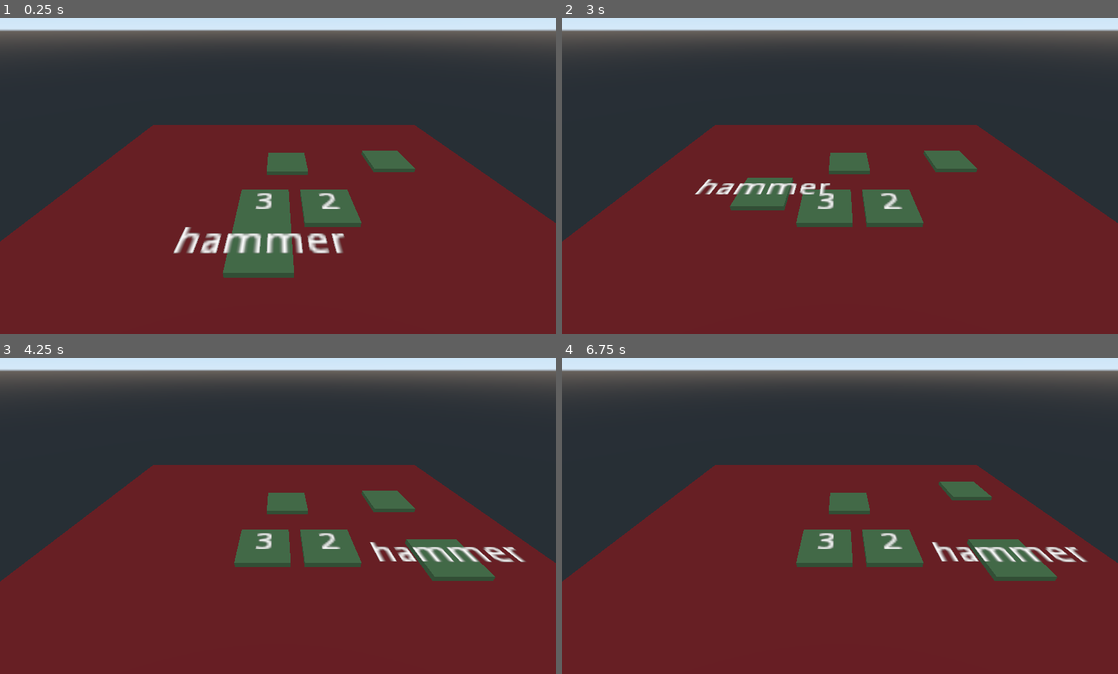
Above: before the commit, frames 1-4 (two rows, left to right).
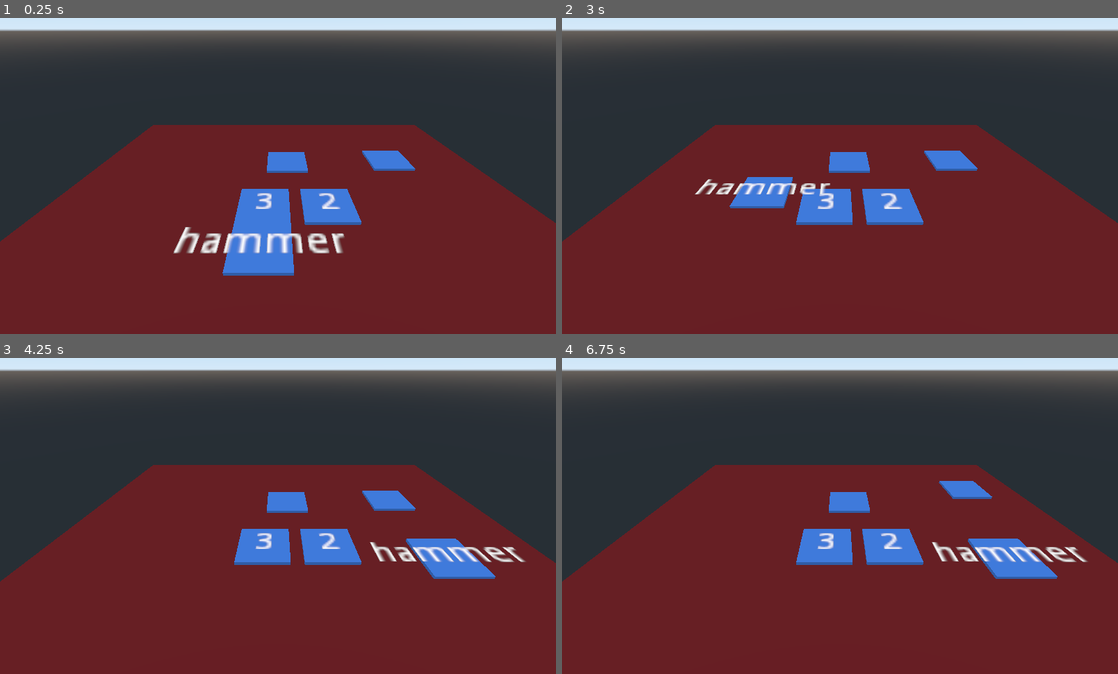
Above: after the commit, the same moments.

Repository: njj-abs/godot-merge-tile
Game: Godot game, scene res://3D/physics/DragAndDrop.tscn
The game is run twice, just before and just after one commit, with the same random seed, the same clock (stepped at 60 frames per second) and the same inputs. This scene is started directly instead of the project's main scene.
Inputs (mouse positions are in pixels of both pictures, inside the frame that each line leads up to):
- Up to frame 1 (0.25 s): no input
- Up to frame 2 (3 s): tap Enter at 0.5, 2 s; move the mouse to (962, 153) at 0.52 s; click (962, 153) at 0.67 s; tap Space at 1.25, 2.75 s; drag from (728, 188) to (812, 236) at 1.27 s; move the mouse to (895, 100) at 2.02 s; click (895, 100) at 2.17 s; drag from (812, 236) to (673, 122) at 2.77 s
- Up to frame 3 (4.25 s): move the mouse to (444, 560) at 3.52 s; click (444, 560) at 3.67 s
- Up to frame 4 (6.75 s): tap Enter at 4.25 s; drag from (673, 462) to (756, 430) at 4.27 s; tap Space at 5 s; move the mouse to (867, 512) at 5.02 s; click (867, 512) at 5.17 s; drag from (756, 430) to (728, 528) at 5.77 s; move the mouse to (962, 493) at 6.52 s; click (962, 493) at 6.67 s

The runs differ from the first frame. In frame 1, 5.0% of the frame differs, in the area x 40-75%, y 41-83%; in frame 2, 4.2%; in frame 3, 4.6%; in frame 4, 4.6%.

Commit message:
Added the 3D mode in tile.

Diff:
--- a/3D/physics/DragAndDrop.tscn
+++ b/3D/physics/DragAndDrop.tscn
@@ -19,7 +19,6 @@
 
 [node name="Tile" parent="." instance=ExtResource( 3 )]
 transform = Transform( 1, 0, 0, 0, 1, 0, 0, 0, 1, 5.28965, 0.1, -3.72262 )
-mass = 1.0
 
 [node name="Tile2" parent="." instance=ExtResource( 3 )]
 transform = Transform( 1, 0, 0, 0, 1, 0, 0, 0, 1, 0.00404263, 0.1, -3.51251 )
--- a/3D/physics/Tile.gd
+++ b/3D/physics/Tile.gd
@@ -34,6 +34,8 @@
 
 # Called when the node enters the scene tree for the first time.
 func _ready():
+	$square/Plane.set_surface_material(0,SpatialMaterial.new())
+	$square/Plane.get_surface_material(0).albedo_color = Color.cornflower
 
 	initial_position = get_translation()
 
--- a/3D/physics/Tile.tscn
+++ b/3D/physics/Tile.tscn
@@ -1,16 +1,12 @@
-[gd_scene load_steps=8 format=2]
+[gd_scene load_steps=7 format=2]
 
 [ext_resource path="res://addons/DragDrop3D/Draggable.gd" type="Script" id=1]
 [ext_resource path="res://3D/physics/Tile.gd" type="Script" id=2]
 [ext_resource path="res://3D/physics/Label3D.gd" type="Script" id=3]
+[ext_resource path="res://3D/square.glb" type="PackedScene" id=4]
 
 [sub_resource type="PhysicsMaterial" id=5]
 bounce = 0.1
-
-[sub_resource type="CubeMesh" id=3]
-
-[sub_resource type="SpatialMaterial" id=4]
-albedo_color = Color( 0.407843, 0.498039, 0.290196, 1 )
 
 [sub_resource type="BoxShape" id=2]
 
@@ -20,12 +16,6 @@
 contacts_reported = 1
 contact_monitor = true
 script = ExtResource( 2 )
-
-[node name="MeshInstance" type="MeshInstance" parent="."]
-transform = Transform( 1, 0, 0, 0, 0.1, 0, 0, 0, 1, 0, 0, 0 )
-mesh = SubResource( 3 )
-skeleton = NodePath("../CollisionShape")
-material/0 = SubResource( 4 )
 
 [node name="CollisionShape" type="CollisionShape" parent="."]
 transform = Transform( 1, 0, 0, 0, 0.1, 0, 0, 0, 1, 0, 0, 0 )
@@ -39,6 +29,8 @@
 pixel_size = 0.1
 script = ExtResource( 3 )
 
+[node name="square" parent="." instance=ExtResource( 4 )]
+
 [connection signal="body_entered" from="." to="." method="_on_Tile_body_entered"]
 [connection signal="body_exited" from="." to="." method="_on_Tile_body_exited"]
 [connection signal="drag_move" from="Draggable" to="." method="_on_Draggable_drag_move"]
Binary file added: 3D/square.glb
